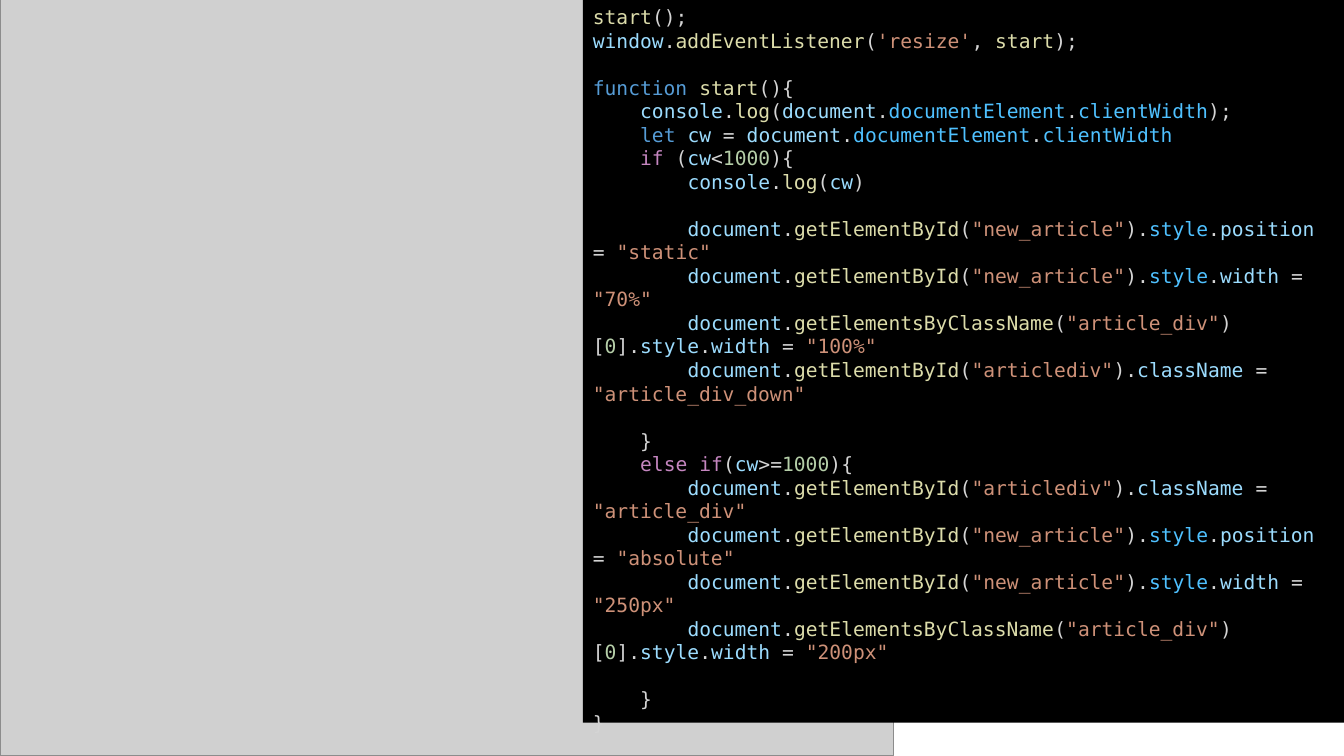
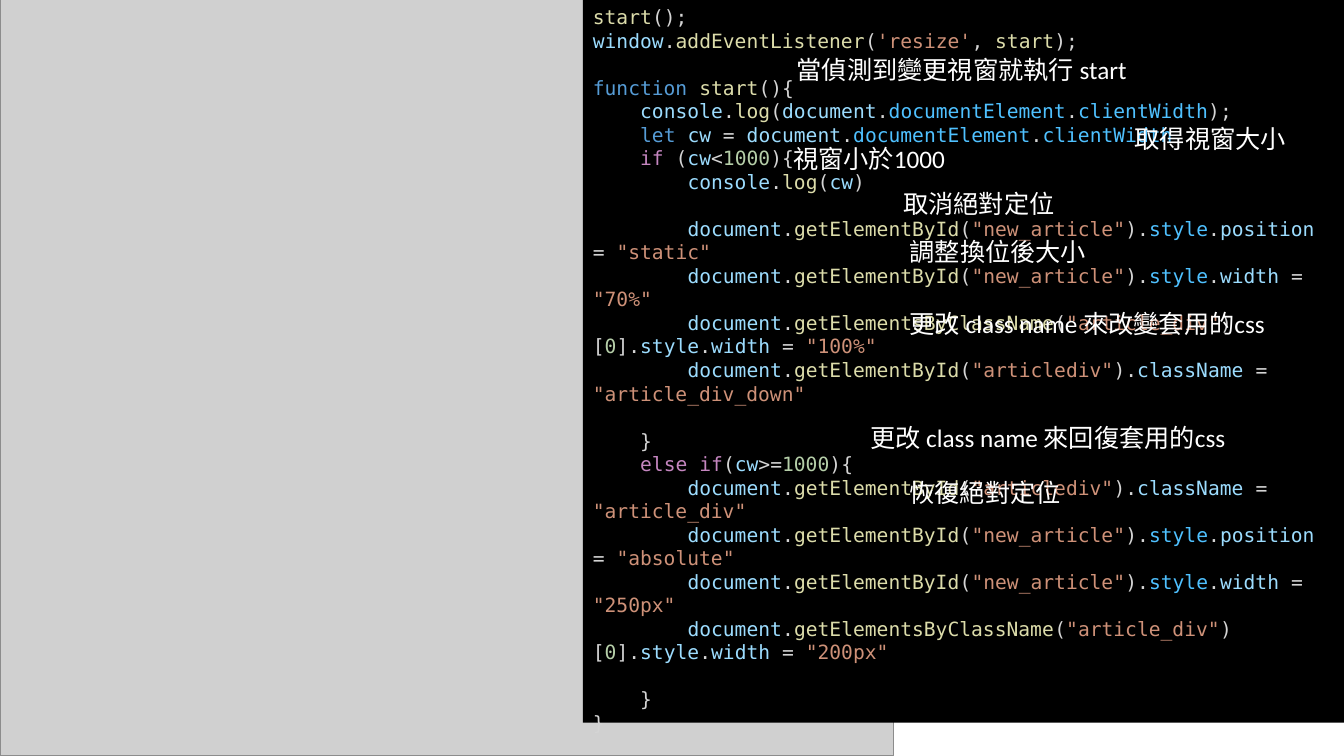
Before and after one commit to Oscar3488/Oscar3488.github.io, a slide deck: slide 7 of 網頁.pptx. Drawn at 1344x756 pixels with LibreOffice and Linux fonts; fonts in the diff are those of the drawing; grey boxes stand for pictures. Boxes give left, top, right and bottom in pixels: in the first picture for what was removed or moved away, otherwise in the second. Text is boxed around its words. In the diff, an @@ line names an element or a change of style, - is before the commit and + after.

```diff
--- a/網頁.pptx
+++ b/網頁.pptx
@@ text added at bbox=[797, 57, 1127, 81], 18 pt, text #FFFFFF @@
+當偵測到變更視窗就執行 start
@@ text added at bbox=[793, 142, 945, 170], 18 pt, text #FFFFFF @@
+視窗小於1000
@@ text added at bbox=[1135, 127, 1286, 150], 18 pt, text #FFFFFF @@
+取得視窗大小
@@ text added at bbox=[903, 191, 1054, 215], 18 pt, text #FFFFFF @@
+取消絕對定位
@@ text added at bbox=[910, 236, 1086, 263], 18 pt, text #FFFFFF @@
+調整換位後大小
@@ text added at bbox=[910, 311, 1265, 335], 18 pt, text #FFFFFF @@
+更改 class name 來改變套用的css
@@ text added at bbox=[870, 425, 1226, 449], 18 pt, text #FFFFFF @@
+更改 class name 來回復套用的css
@@ text added at bbox=[910, 480, 1061, 504], 18 pt, text #FFFFFF @@
+恢復絕對定位
```
Also in this commit, not shown: 6 other slides changed, 1 slide added, 1 slide removed, 2 other files.
